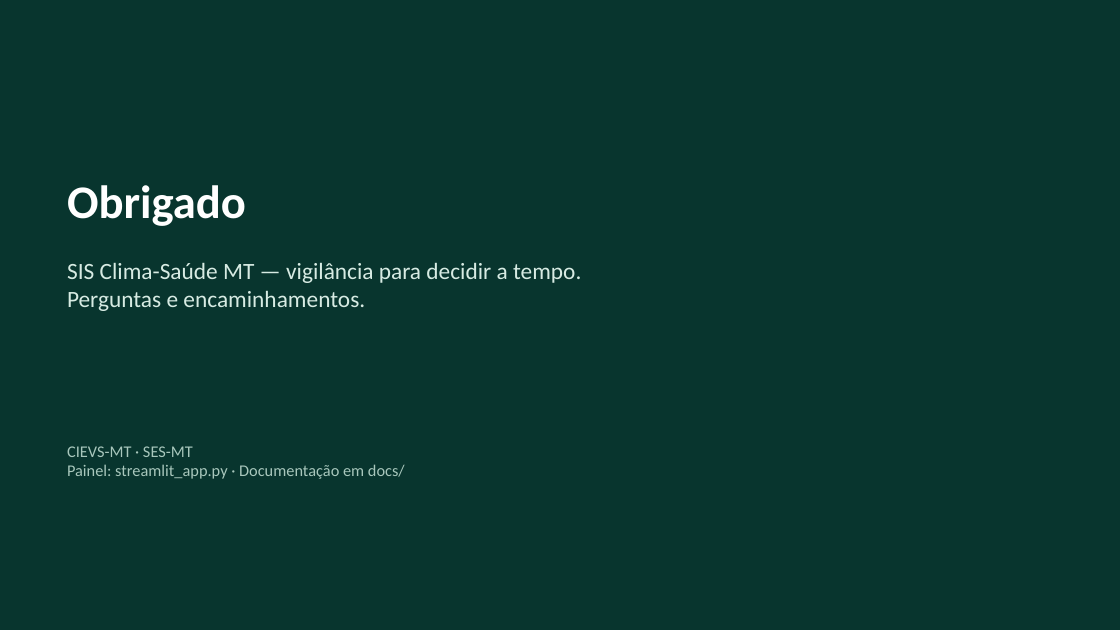
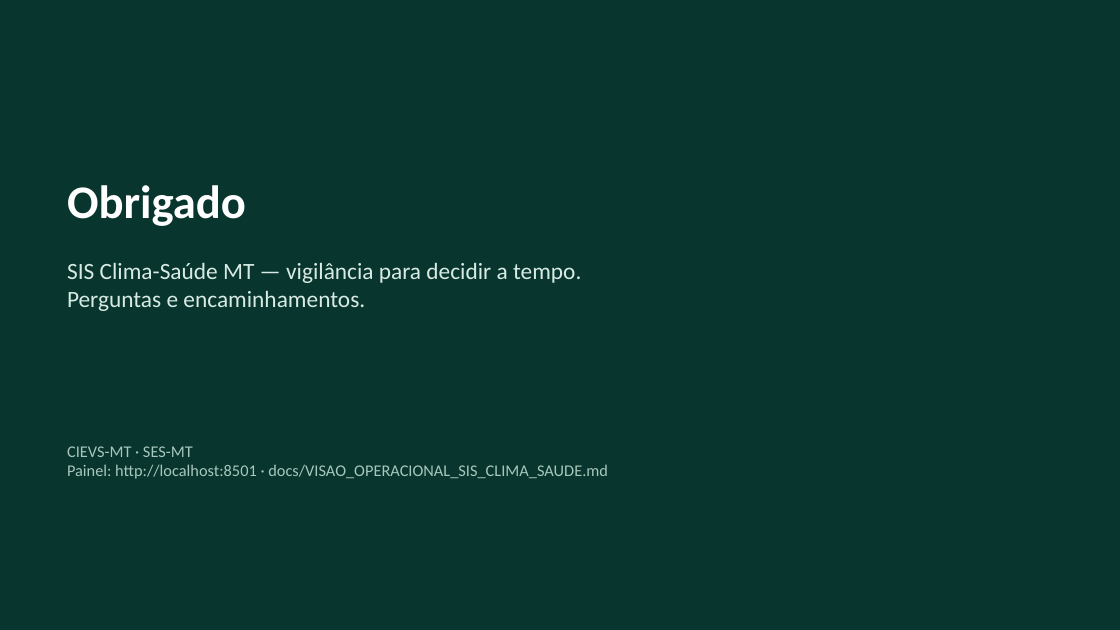
Before and after one commit to menandesneto51/SIS-Monitoramento-Clima-Sa-de, a slide deck: slide 18 of docs/apresentacoes/Apresentacao_SIS_Clima_Saude_20min.pptx (slide 14 before the commit). Drawn at 1120x630 pixels with LibreOffice and Linux fonts; fonts in the diff are those of the drawing. Boxes give left, top, right and bottom in pixels: in the first picture for what was removed or moved away, otherwise in the second. Text is boxed around its words. In the diff, an @@ line names an element or a change of style, - is before the commit and + after.

```diff
--- a/docs/apresentacoes/Apresentacao_SIS_Clima_Saude_20min.pptx
+++ b/docs/apresentacoes/Apresentacao_SIS_Clima_Saude_20min.pptx
@@ text at (67,446,608,479): text changed @@
-CIEVS-MT · SES-MT
-Painel: streamlit_app.py · Documentação em docs/
+CIEVS-MT · SES-MT
+Painel: http://localhost:8501 · docs/VISAO_OPERACIONAL_SIS_CLIMA_SAUDE.md
```
Also in this commit, not shown: 12 other slides changed, 4 slides added, 45 other files.
